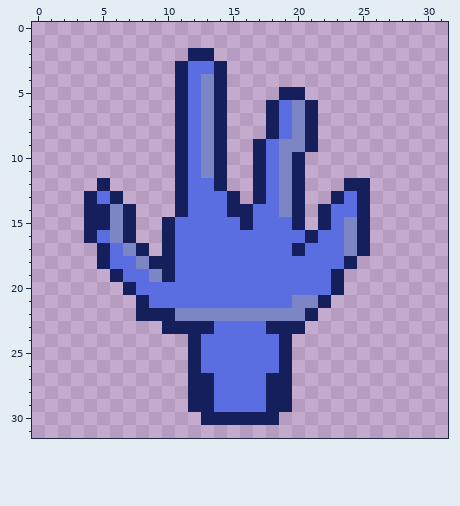
Pixel-art sprite, stored at Assets/Sprites/cursor.png. This is how it looked before the edit.
The file is 32x32 pixels.
After:
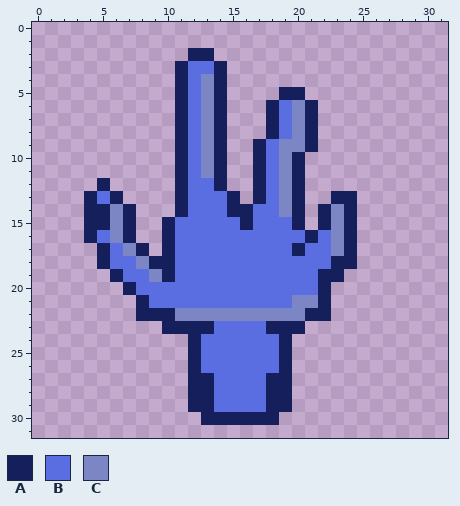
Palette (. is transparent): A #151f5c  B #5b6ee1  C #7c86c4
From old to new:
Colour A is added in row 22 at x 22.
Colour A replaces colour B in rows 13 to 14 at x 24; in row 18 at x 23; in rows 19 to 20 at x 22.
Colour A replaces colour C in rows 15 to 17 at x 24.
Colour C replaces colour B in rows 14 to 17 at x 23.
The edit erases colour A in row 12 at x 24 to 25; in rows 13 to 17 at x 25; in row 20 at x 23.
Pixel boxes of the changes (left, top, right, bottom) in both pictures:
changed: (318, 178, 370, 321)
